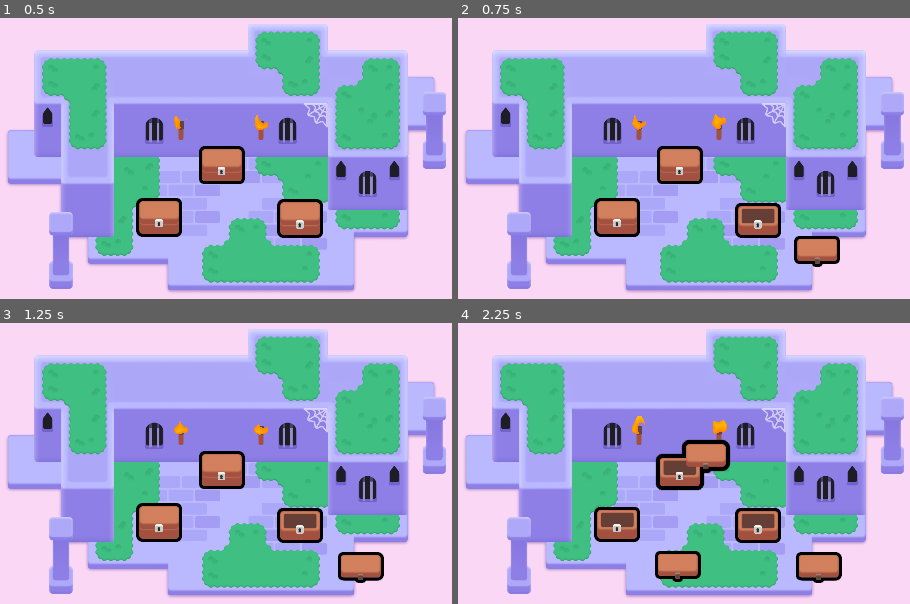
Above: before the commit, frames 1-4 (two rows, left to right).
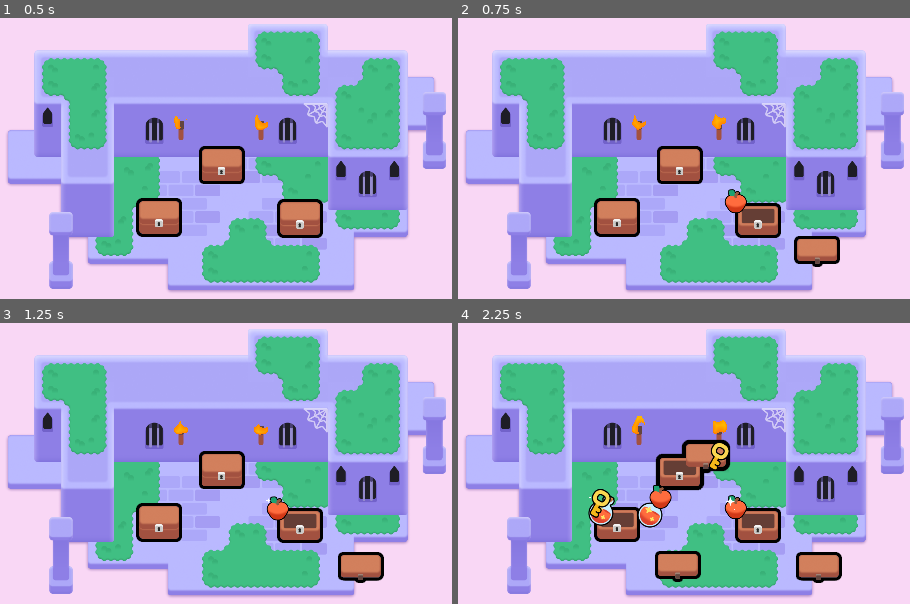
Above: after the commit, the same moments.

Repository: CWong1111/2d-GameDev-Course
Game: Godot game, scene res://lessons/mini_dungeon.tscn
The game is run twice, just before and just after one commit, with the same random seed, the same clock (stepped at 60 frames per second) and the same inputs.
Inputs (mouse positions are in pixels of both pictures, inside the frame that each line leads up to):
- Up to frame 1 (0.5 s): no input
- Up to frame 2 (0.75 s): tap Enter at 0.5 s; move the mouse to (756, 217) at 0.52 s; press the mouse at (756, 217) at 0.53 s; hold D (move_right) from 0.53 s (still down)
- Up to frame 3 (1.25 s): keep holding D (move_right); tap Space at 0.77 s
- Up to frame 4 (2.25 s): move the mouse to (616, 522) at 1.27 s; release D (move_right) at 1.28 s; release the mouse at (616, 522) at 1.28 s; hold S (move_down) 1.28-2.03 s; right-click (616, 522) at 1.35 s; click (616, 522) at 1.42 s; tap Space at 1.52 s; move the mouse to (679, 469) at 2.02 s; hold D (move_right) from 2.03 s (still down); tap Z at 2.1 s; click (679, 469) at 2.17 s

Frame 1 is identical in both runs. In frame 2, 0.3% of the frame differs, in the area x 58-64%, y 60-70%; in frame 3, 0.3%; in frame 4, 1.8%, in the area x 28-64%, y 42-73%.

Commit message:
M6 L6 P1

Diff:
--- a/M06.looting_workbook/lessons/chest.gd
+++ b/M06.looting_workbook/lessons/chest.gd
@@ -1,4 +1,5 @@
 extends Area2D
+@export var possible_items: Array[PackedScene] = []
 
 @onready var canvas_group: CanvasGroup = $CanvasGroup
 @onready var animation_player: AnimationPlayer = $AnimationPlayer
@@ -31,5 +32,18 @@
 
 func open() -> void:
 	animation_player.play("open")
+	if possible_items.is_empty():
+		return
+	for current_index in range(randi_range(1, 3)):
+		_spawn_random_item()
 
 	input_pickable = false
+
+func _spawn_random_item() -> void:
+	var loot_item: Area2D = possible_items.pick_random().instantiate()
+	add_child(loot_item)
+
+	var random_angle := randf_range(0.0, 2.0 * PI)
+	var random_direction := Vector2(1.0, 0.0).rotated(random_angle)
+	var random_distance := randf_range(60.0, 120.0)
+	loot_item.position = random_direction * random_distance
--- a/M06.looting_workbook/lessons/chest.tscn
+++ b/M06.looting_workbook/lessons/chest.tscn
@@ -1,10 +1,13 @@
-[gd_scene load_steps=11 format=3 uid="uid://bs7p18epgs2su"]
+[gd_scene load_steps=14 format=3 uid="uid://bs7p18epgs2su"]
 
 [ext_resource type="Texture2D" uid="uid://c3hwsm5ugp8qw" path="res://lessons/chest/bottom.png" id="1_bjtxd"]
 [ext_resource type="Script" path="res://lessons/chest.gd" id="1_iqs35"]
 [ext_resource type="Shader" path="res://lessons/chest/group_outline.gdshader" id="1_se3mh"]
 [ext_resource type="Texture2D" uid="uid://bnem1cahhoxdk" path="res://lessons/chest/top.png" id="2_qugrm"]
+[ext_resource type="PackedScene" uid="uid://0i1g0cunmseb" path="res://lessons/items/apple.tscn" id="2_yt5cc"]
 [ext_resource type="Texture2D" uid="uid://bu2jin246nel5" path="res://lessons/chest/lock.png" id="3_eya2o"]
+[ext_resource type="PackedScene" uid="uid://ctqyr0ufyoktk" path="res://lessons/items/key.tscn" id="3_ka3ge"]
+[ext_resource type="PackedScene" uid="uid://hdxqgspfcaur" path="res://lessons/items/potion.tscn" id="4_ouxyd"]
 
 [sub_resource type="RectangleShape2D" id="RectangleShape2D_i6qmb"]
 size = Vector2(96, 81)
@@ -54,6 +57,7 @@
 
 [node name="Chest" type="Area2D"]
 script = ExtResource("1_iqs35")
+possible_items = Array[PackedScene]([ExtResource("2_yt5cc"), ExtResource("3_ka3ge"), ExtResource("4_ouxyd")])
 
 [node name="CollisionShape2D" type="CollisionShape2D" parent="."]
 position = Vector2(-4, -20)
--- a/M06.looting_workbook/practices/L6.P1.the_pinata/balloon_pinata.gd
+++ b/M06.looting_workbook/practices/L6.P1.the_pinata/balloon_pinata.gd
@@ -18,15 +18,16 @@
 
 
 func spawn_candy() -> void:
-	# You have to loop 3 times over the next lines of code!
-	for current_index in range(0):
-		# Complete the variables to calculate a random position in a circle using polar coordinates.
-		var radius := 0.0
-		var angle := 0.0
 
-		var random_direction := Vector2()
-		var random_position := Vector2()
+	for current_index in range(3):
 
-		# Instantiate and add the candy as a child of the piñata.
+		var radius := randf_range(0.0, 100.0)
+		var angle := randf_range(0.0, 2.0 * PI)
+
+		var random_direction := Vector2(1.0, 0.0).rotated(angle)
+		var random_position := (radius * random_direction)
+
 		const CANDY_PACKED_SCENE := preload("candy/candy.tscn")
-		var candy: Node2D = null
+		var candy: Node2D = CANDY_PACKED_SCENE.instantiate()
+		add_child(candy)
+		candy.position = random_position
--- a/M06.looting_workbook/practices/L6.P1.the_pinata/balloon_pinata.tscn
+++ b/M06.looting_workbook/practices/L6.P1.the_pinata/balloon_pinata.tscn
@@ -1,9 +1,9 @@
-[gd_scene load_steps=6 format=3]
+[gd_scene load_steps=6 format=3 uid="uid://e6gqtktpqu0j"]
 
 [ext_resource type="Script" path="res://practices/L6.P1.the_pinata/balloon_pinata.gd" id="1_w1uds"]
-[ext_resource type="Material" path="res://practices/L6.P1.the_pinata/material.tres" id="2_h718a"]
-[ext_resource type="Texture2D" path="res://practices/L6.P1.the_pinata/balloon_tail.png" id="3_8kwgq"]
-[ext_resource type="Texture2D" path="res://practices/L6.P1.the_pinata/balloon_top.png" id="4_5cass"]
+[ext_resource type="Material" uid="uid://dwoekm186ke5c" path="res://practices/L6.P1.the_pinata/material.tres" id="2_h718a"]
+[ext_resource type="Texture2D" uid="uid://ypt6hxuqpeen" path="res://practices/L6.P1.the_pinata/balloon_tail.png" id="3_8kwgq"]
+[ext_resource type="Texture2D" uid="uid://c5wl76sq80jjm" path="res://practices/L6.P1.the_pinata/balloon_top.png" id="4_5cass"]
 
 [sub_resource type="CapsuleShape2D" id="CapsuleShape2D_xb8xq"]
 radius = 47.0
Not shown: 1 places in M06.looting_workbook/practices/L6.P1.the_pinata/the_pinata.tscn that only renumber resources
